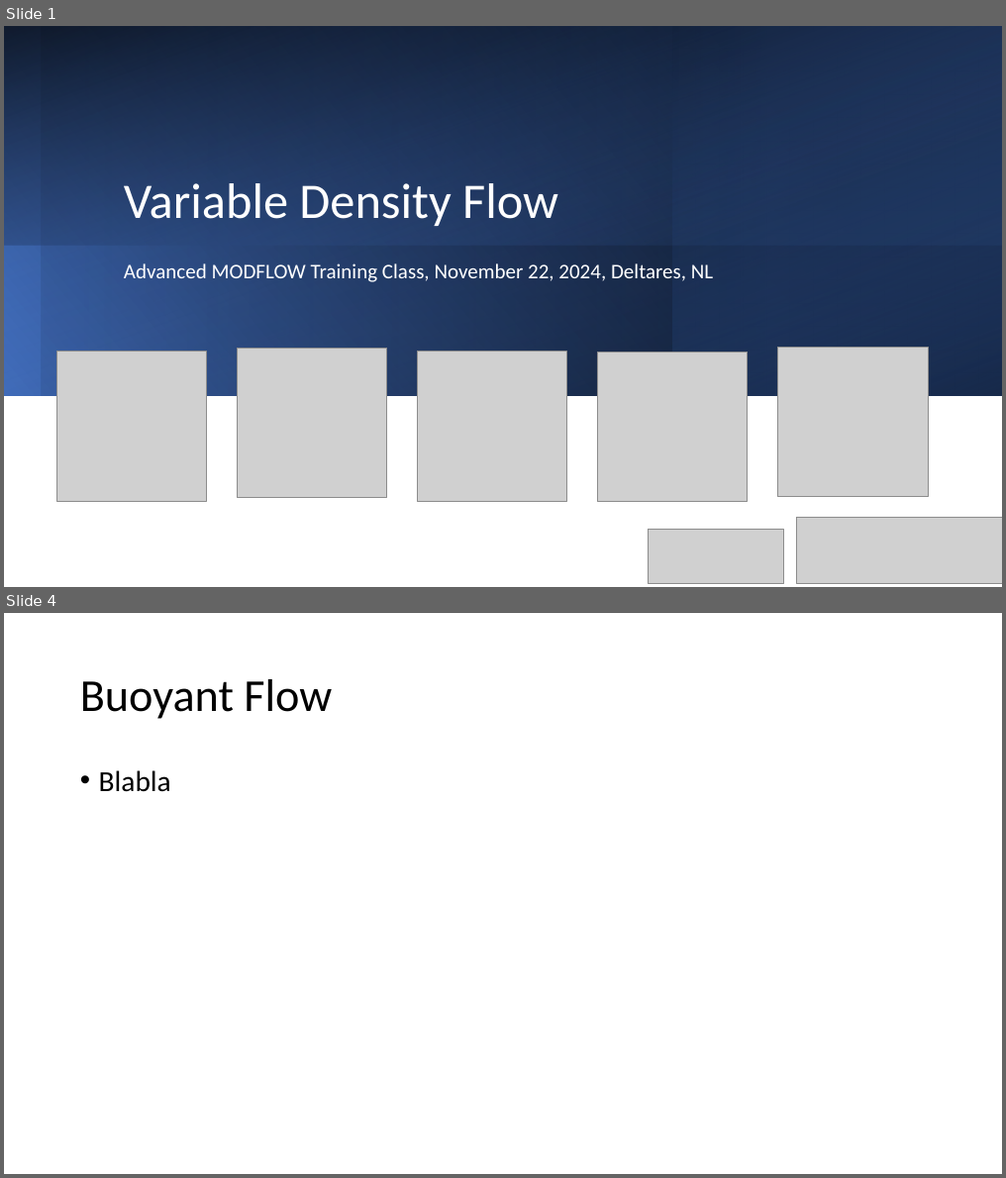
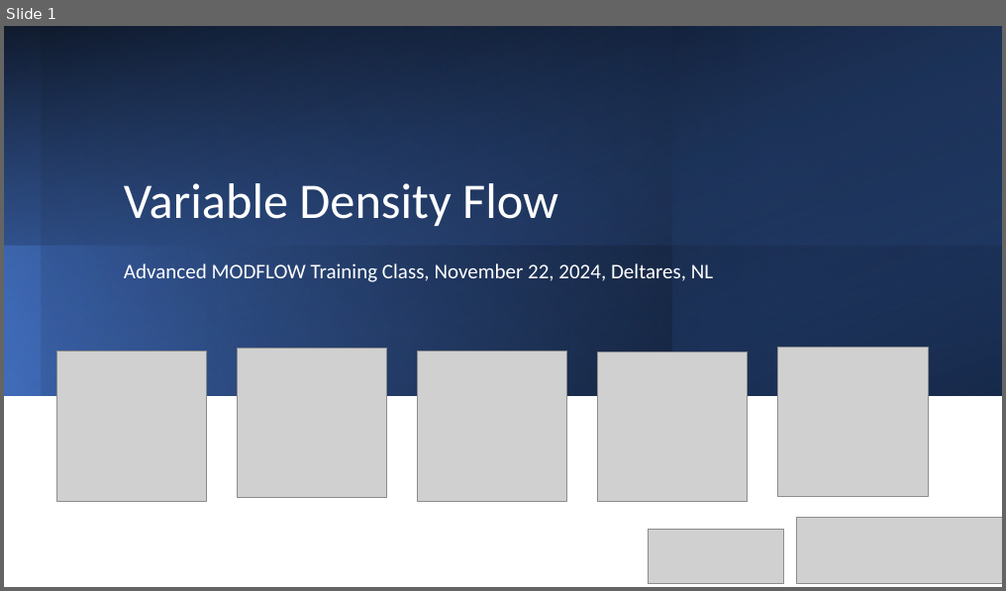
Before and after one commit to martclanor/modflow-dsd24, a slide deck: presentations/2-Variable_Density_Flow.pptx. Shown one above the other, each under a label of ours: slides 1 and 4 before the commit, slide 1 after it; the slides between them are not shown. The pictures are 1006x1178 and 1006x591 pixels, drawn with LibreOffice and Linux fonts; fonts in the diff are those of the drawing; grey boxes stand for pictures. Boxes give left, top, right and bottom in pixels: in the first picture for what was removed or moved away, otherwise in the second. Text is boxed around its words. In the diff, an @@ line names an element or a change of style, - is before the commit and + after.

```diff
--- a/presentations/2-Variable_Density_Flow.pptx
+++ b/presentations/2-Variable_Density_Flow.pptx
@@ slide 4 removed at box(4, 613, 1002, 1174), background #FFFFFF @@
@@ title removed at box(80, 679, 332, 719) @@
-Buoyant Flow
@@ text removed at box(99, 770, 171, 792) @@
-• Blabla
```
Also in this commit, not shown: 5 slides added, 2 other slides removed, 1 other file.
